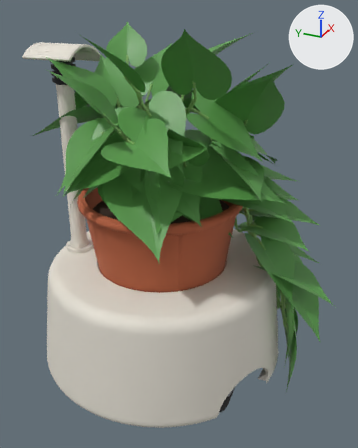
Two versions of the glTF model concepts/robot-planter/blender/robot-planter-viewer.glb, one commit apart.
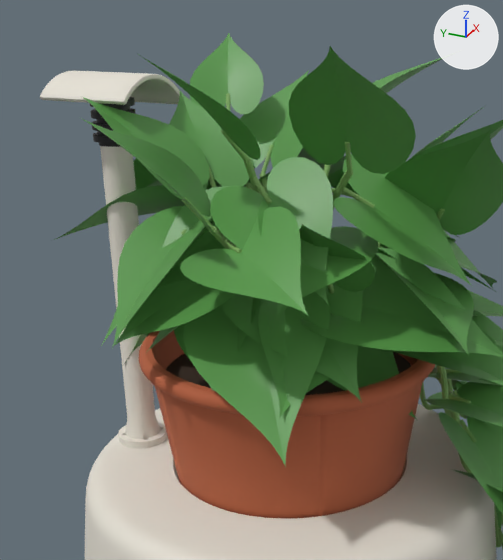
Each version appears first whole from a camera (50 mm lens) standing at (-0.398, -0.198, 0.355) and looking at (0.0, -0.019, 0.156), and next in a close-up on the part from 0% to 78% of the width and 1% to 71% of the height. The lights are fixed; the arrows at upper right show +X, +Y and +Z. The first two pictures are the older version. Where no turn or scale is listed for an object, it has been applied to the vertices.

Objects in the first close-up: 'leaf.022', 'leaf.024', 'leaf.026', 'leaf.028', 'leaf.030', 'leaf.034', 'leaf.038', 'leaf.039', 'leaf.043', 'light_head', 'pot', 'sensor_mast', 'shell_body' and 61 more.
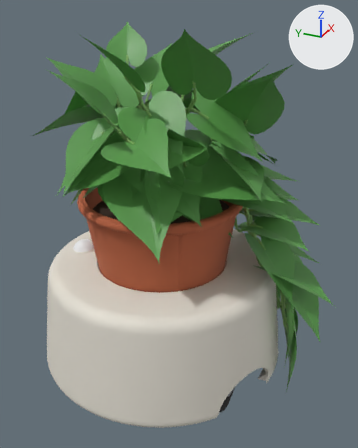
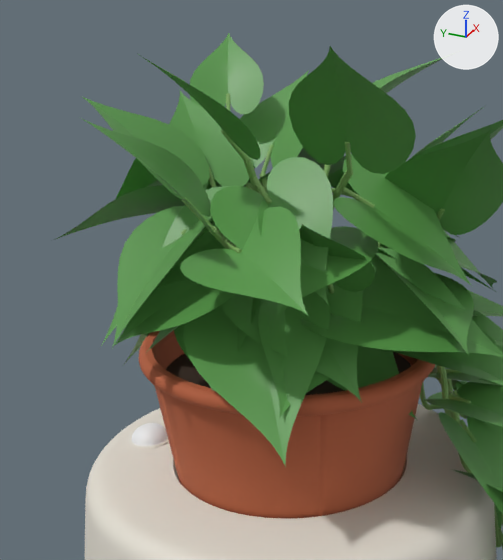
Pixel boxes [x1, y1, x2, y2] of what changed, in the close-ups (503 x 560 px):
'sensor_mast', deleted: before [40, 70, 180, 448]
'sensor_dome', added: after [132, 423, 168, 446]
'light_head', deleted (black): before [90, 97, 136, 147]
'sensor_ring', added (mostly hidden): after [134, 439, 169, 448]

Edits to the bpy script that builds the scene:
```text
Add mat_viewer_dome:
    mat_viewer_dome = principled_material('viewer_dome')
    mat_viewer_dome.base_color = (0.87, 0.89, 0.9)  # white #f0f2f3
    mat_viewer_dome.roughness = 0.4
Add me_cylinder_102_1:
    me_cylinder_102_1.from_pydata(...)  # 384 vertices, 764 faces; spans x -0.0127..0.0127, y -0.0126..0.013, z -0.0009..0.0058
    me_cylinder_102_1.materials.append(mat_petg_warm_white)  # white #e6e1d5
Add me_m_sdome:
    me_m_sdome.from_pydata(...)  # 577 vertices, 1104 faces; spans x -0.011..0.011, y -0.011..0.011, z -0.0008..0.008
    me_m_sdome.materials.append(mat_viewer_dome)  # white #f0f2f3
Remove ob_light_head:
    ob_light_head = bpy.data.objects.new('light_head', me_cylinder_114)
    ob_light_head.location = (-0.015, 0.089, 0.115)
Remove ob_sensor_mast:
    ob_sensor_mast = bpy.data.objects.new('sensor_mast', me_cylinder_010)
    ob_sensor_mast.location = (-0.015, 0.089, 0.115)
Add ob_sensor_ring:
    ob_sensor_ring = bpy.data.objects.new('sensor_ring', me_cylinder_102_1)
    ob_sensor_ring.location = (-0.0142, 0.084, 0.1104)
Add ob_sensor_dome:
    ob_sensor_dome = bpy.data.objects.new('sensor_dome', me_m_sdome)
    ob_sensor_dome.location = (-0.0143, 0.0843, 0.1154)
```
